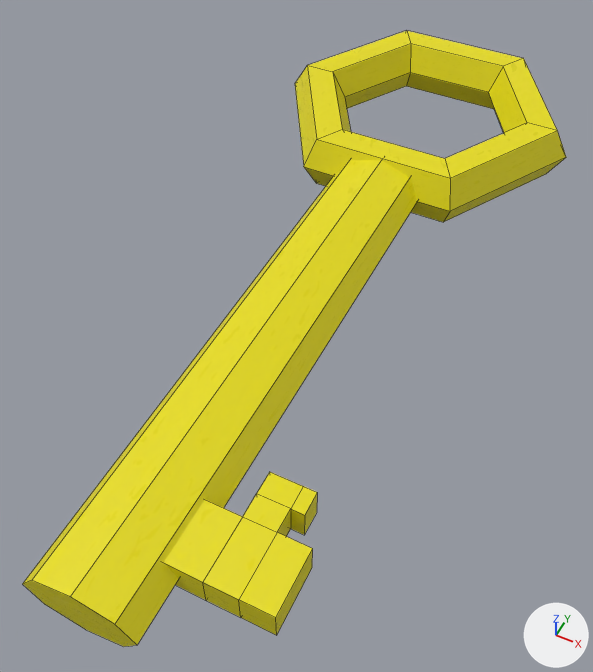
Two versions of the Blender file Assets/Other assets/atslega.blend, one commit apart.
One viewpoint serves both versions: a 50 mm camera at (3.63, -7.5, 8.32) aimed at (-0.03, -0.19, -0.81). Every picture has the same lights, and +X, +Y and +Z are marked at lower right. Mesh edges are drawn as thin lines.

The older version as bpy lines, for what is in view:
```python
mat_material_001 = bpy.data.materials.new('Material.001')
mat_material_001.use_nodes = True; mat_material_001.node_tree.nodes.clear()
_N = mat_material_001.node_tree.nodes; _L = mat_material_001.node_tree.links
n0 = _N.new('ShaderNodeBsdfPrincipled'); n0.name = 'Principled BSDF'
n0.inputs[0].default_value = (0.801, 0.717, 0.000245, 1.0)  # 'Base Color', yellow #e7dc01
n1 = _N.new('ShaderNodeOutputMaterial'); n1.name = 'Material Output'
n2 = _N.new('ShaderNodeTexNoise'); n2.name = 'Noise Texture.001'
n2.inputs[2].default_value = 32.5  # 'Scale'
n2.inputs[3].default_value = 0.0  # 'Detail'
n2.inputs[4].default_value = 0.0  # 'Roughness'
n2.inputs[8].default_value = 1.4  # 'Distortion'
_L.new(n2.outputs[0], n0.inputs[2])  # 'Factor' to 'Roughness'
_L.new(n0.outputs[0], n1.inputs[0])  # 'BSDF' to 'Surface'
me_cube_001 = bpy.data.meshes.new('Cube.001')
me_cube_001.from_pydata(...)  # 82 vertices, 73 faces; spans x -4.2..1.8, y -2.9..26.1, z -2.0..2.0
me_cube_001.materials.append(mat_material_001)
ob_cube = bpy.data.objects.new('Cube', me_cube_001)
ob_cube.location = (1.05, -4.1, 0.0)
ob_cube.scale = (0.859, 0.426, 0.225)
```
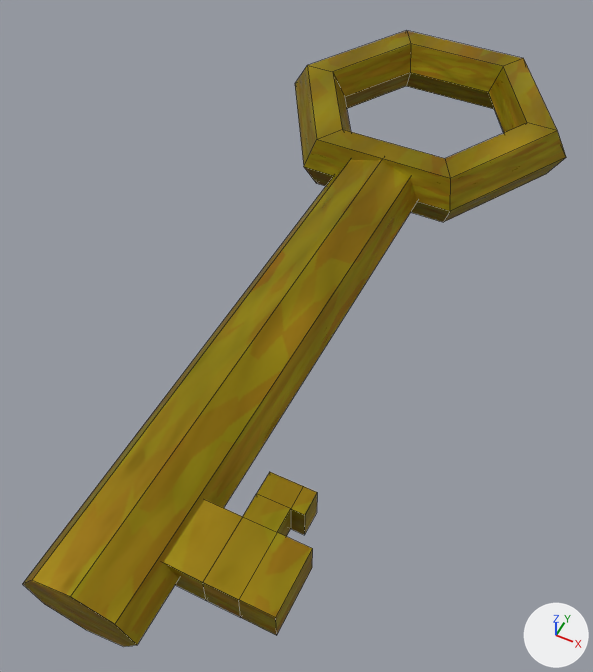
Boxes (x1, y1, x2, y2) around the edits, measured in the pictures (593 x 672 px):
```json
{"object": "Cube", "change": "surface changed", "before": [23, 31, 566, 647], "after": [23, 31, 566, 647]}
```

The change, as JSON lines over the scene's bpy script:
```json
{"op": "add", "block": "img_key_color", "code": ["img_key_color = load_image('key_color', 'Atslega/Materials/Atslega_krasa.png', 1024, 1024, 'sRGB')"]}
{"op": "add", "block": "img_metal_map", "code": ["img_metal_map = load_image('metal_map', 'Atslega/Materials/Atslega_metals_map.png', 1024, 1024, 'Non-Color')"]}
{"block": "mat_material_001", "change": "nodes: BsdfPrincipled, OutputMaterial, TexNoise"}
{"block": "mat_material_001", "change": "colours: yellow #e7dc01"}
{"block": "mat_material_001", "change": "nodes: BsdfPrincipled, OutputMaterial, TexImage x2, TexNoise"}
{"block": "mat_material_001", "change": "uses the picture img_key_color"}
{"block": "mat_material_001", "change": "uses the picture img_metal_map"}
```
